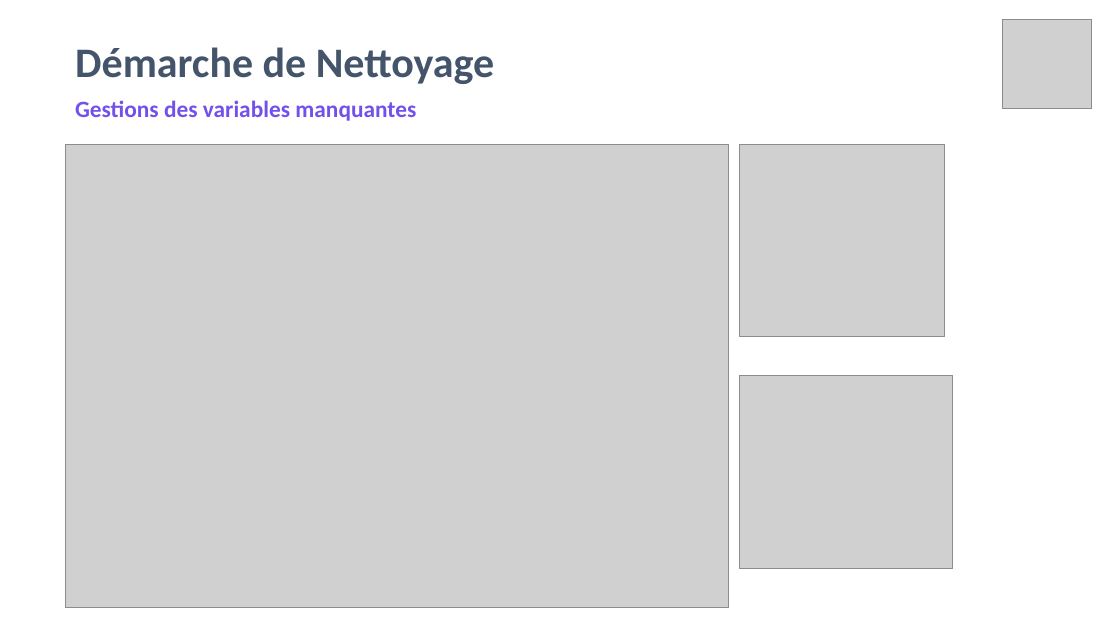
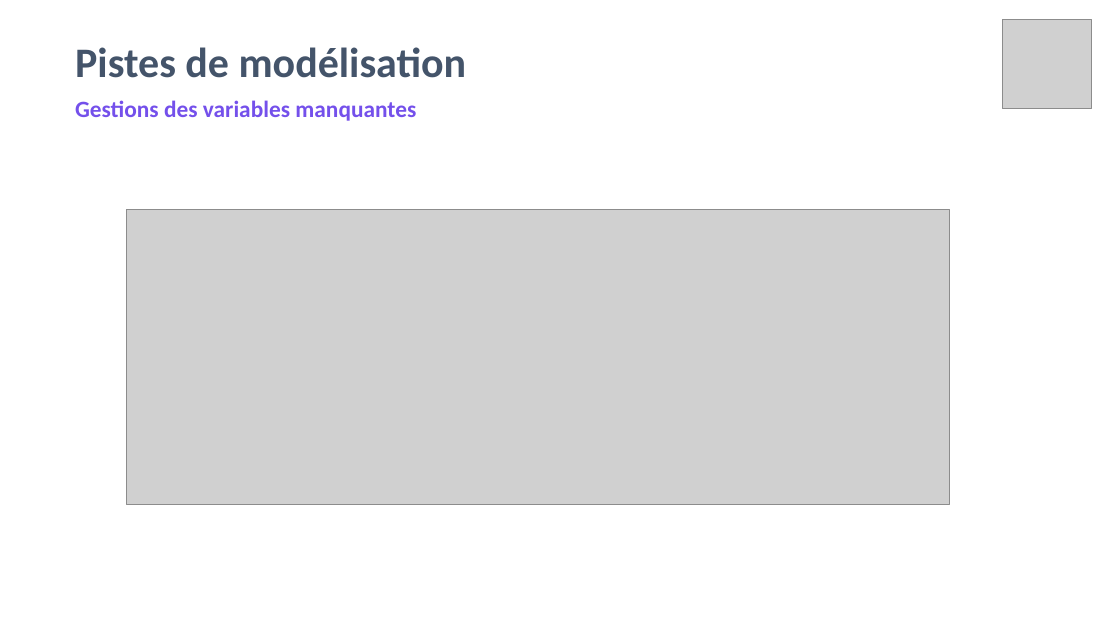
Before and after one commit to amaye15/OpenClassroom--Machine-Learning-Engineer, a slide deck: slide 12 of P4/P4.pptx (slide 11 before the commit). Drawn at 1120x630 pixels with LibreOffice and Linux fonts; fonts in the diff are those of the drawing; grey boxes stand for pictures. Boxes give left, top, right and bottom in pixels: in the first picture for what was removed or moved away, otherwise in the second. Text is boxed around its words. In the diff, an @@ line names an element or a change of style, - is before the commit and + after.

```diff
--- a/P4/P4.pptx
+++ b/P4/P4.pptx
@@ title at (75, 47, 467, 78): text changed @@
-Démarche de Nettoyage
+Pistes de modélisation
@@ picture removed at (65, 145, 728, 607) @@
@@ picture removed at (739, 145, 944, 337) @@
@@ picture added at (127, 209, 949, 504) @@
@@ picture removed at (739, 376, 953, 568) @@
```
Also in this commit, not shown: 6 other slides changed, 3 slides added, 1 slide removed, 5 other files.
